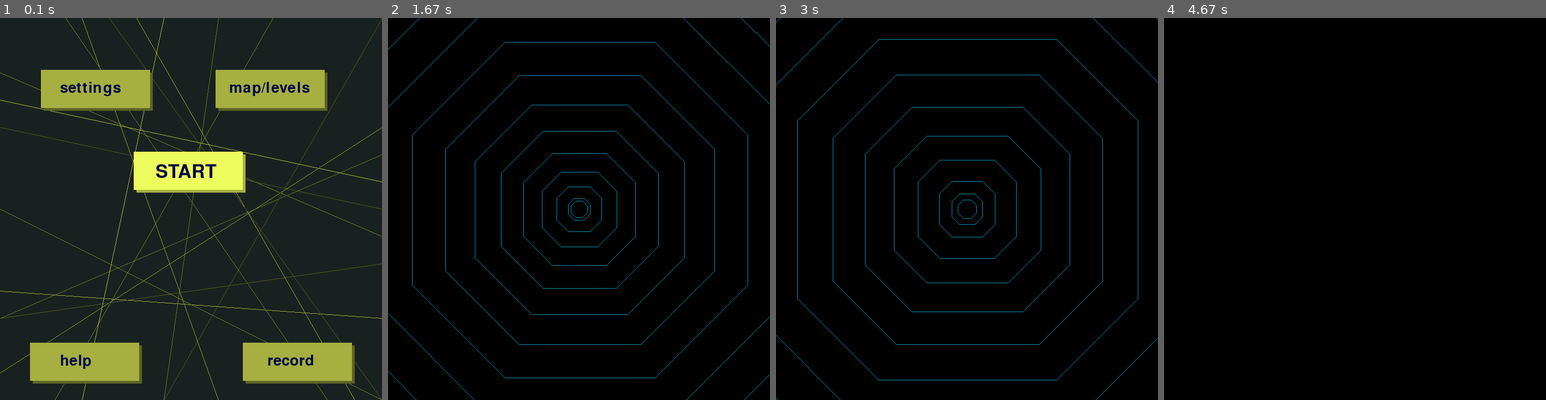
Above: before the commit, frames 1-4 (left to right).
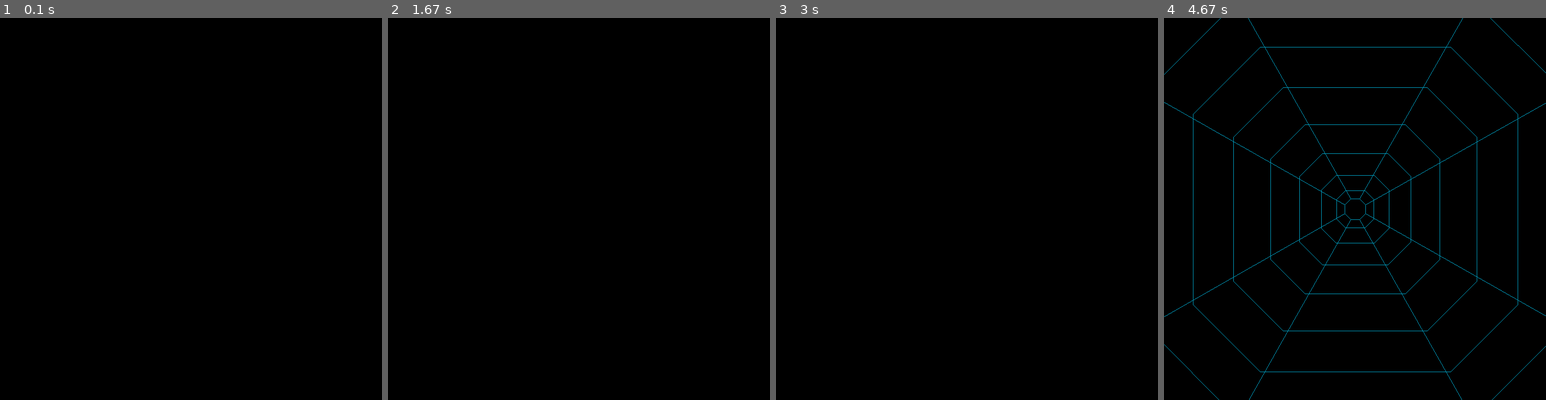
Above: after the commit, the same moments.

Repository: qrvmil/Maze_Runner_pygame
Game: pygame game, started from first_window.py
Same seed, same stepped clock (60 frames per second), same inputs: the game is played once before the commit and once after it.
Inputs (mouse positions are in pixels of both pictures, inside the frame that each line leads up to):
- Up to frame 1 (0.1 s): no input
- Up to frame 2 (1.67 s): click (579, 174) at 0.38 s; click (437, 170) at 0.83 s; click (594, 254) at 1.18 s; click (449, 300) at 1.52 s
- Up to frame 3 (3 s): click (1066, 67) at 1.85 s; click (1108, 338) at 2.18 s; click (1001, 109) at 2.52 s; click (936, 186) at 2.85 s
- Up to frame 4 (4.67 s): click (1419, 342) at 3.18 s; click (1408, 258) at 3.52 s; click (1442, 209) at 3.85 s; click (1274, 186) at 4.18 s; click (1259, 266) at 4.52 s

The runs differ from the first frame. In frame 1, 100% of the frame differs, in the area x 0-100%, y 0-100%; in frame 2, 1.5%; in frame 3, 1.4%; in frame 4, 1.8%.

Commit message:
+ board class

Diff:
--- a/test030.py
+++ b/test030.py
@@ -12,6 +12,56 @@
 COLOR = (0, 149, 182)
 FIRST = [(345, 337), (355, 337), (363, 345), (363, 355), (355, 363), (345, 363), (337, 355), (337, 345)]
 SECOND = 342
+
+
+class Tunnel:
+    def __init__(self, screen):
+        self.board = [[0] * 8 for _ in range(15)]
+        self.sprite_g = pygame.sprite.Group()
+        self.screen = screen
+
+    def add_enem(self):
+        for i in range(8):
+            if random.randint(1, 10) > 7:
+                self.board[0][i] = Square(0, i, "red")
+        self.draw_sprites()
+
+    def transpose(self, enemy, i):
+        enemy.sprite.rect.w *= (i * 1.2)
+        enemy.sprite.rect.h *= (i * 1.2)
+
+    def place(self, enemy, i, j):
+        enemy.sprite.rect.x *= (i * 1.2)
+        pass
+
+        # enemy.sprite
+
+    def draw_sprites(self):
+        self.sprite_g.empty()
+        for i in range(15):
+            for j in range(8):
+                if self.board[i][j] != 0:
+                    self.place(self.board[i][j], i, j)
+                    self.transpose(self.board[i][j], i, j)
+                    self.sprite_g.add(self.board[i][j])
+        self.sprite_g.draw(self.screen)
+
+
+class Enemies:
+    def __init(self, x, y, color):
+        self.x = x
+        self.y = y
+        self.color = color
+
+
+class Square(Enemies):
+    def __init__(self, x, y, color):
+        super().__init__(self, x, y, color)
+        self.image = pygame.image.load("tank.png")
+        self.image = pygame.image.transform(self.image, (30, 30))
+        self.sprite = pygame.sprite.Sprite()
+        self.sprite.image = self.image
+        self.sprite.rect = self.sprite.image.get_rect()
 
 
 class Draw:
@@ -44,9 +94,15 @@
 
         self.first = [[345, 336], [356, 336], [365, 345], [365, 356], [356, 365], [345, 365], [336, 356], [336, 345]]
 
+        self.lines = [[(41, -491), (345, 336)], [(667, -491), (356, 336)], [(1199, 41), (365, 345)],
+                      [(1199, 667), (365, 356)], [(667, 1199), (356, 365)], [(41, 1199), (345, 365)],
+                      [(-491, 667), (336, 356)], [(-491, 41), (336, 345)]]
+
         for i in range(15):
             pygame.draw.polygon(self.screen, COLOR, self.koord[i], 1)
 
+        for i in range(8):
+            pygame.draw.line(self.screen, COLOR, self.lines[i][0], self.lines[i][1])
 
 
     def grow(self):
@@ -55,11 +111,17 @@
 
         if self.koord[0][0][0] <= SECOND:
             self.koord = [self.first] + self.koord[:-1]
-            self.first = [[345, 336], [356, 336], [365, 345], [365, 356], [356, 365], [345, 365], [336, 356], [336, 345]]
-
+            self.first = [[345, 336], [356, 336], [365, 345], [365, 356], [356, 365], [345, 365], [336, 356],
+                          [336, 345]]
 
         for i in range(15):
             pygame.draw.polygon(self.screen, COLOR, self.koord[i], 1)
+
+        for i in range(8):
+            self.lines[i] = self.koord[9][i], self.koord[0][i] # если подправить 9 на 8 линии быстрее выстраиваются
+
+        for i in range(8):
+            pygame.draw.line(self.screen, COLOR, self.lines[i][0], self.lines[i][1])
 
         for i in range(15):
             self.koord[i][0][0] -= k * cos(45)
@@ -86,22 +148,17 @@
             self.koord[i][7][0] -= k * sin(45)
             self.koord[i][7][1] -= k * cos(45)
 
-
             k += 0.5
 
 
-
-
 def start():
-
     pygame.init()
     pygame.display.set_caption('test 030')
     clock = pygame.time.Clock()
 
-
     screen = pygame.display.set_mode(size)
     fig = Draw(screen)
-
+    tunnel = Tunnel(screen)
 
     pygame.display.flip()
 
@@ -132,7 +189,19 @@
             # fig.step += 1
 
             fig.grow()
+            tunnel.draw_sprites()
 
             pygame.display.flip()
 
     pygame.quit()
+
+
+start()
+
+'''
+def rot_center(image, rect, angle):
+    """rotate an image while keeping its center"""
+    rot_image = pygame.transform.rotate(image, angle)
+    rot_rect = rot_image.get_rect(center=rect.center)
+    return rot_image,rot_rect
+    '''
